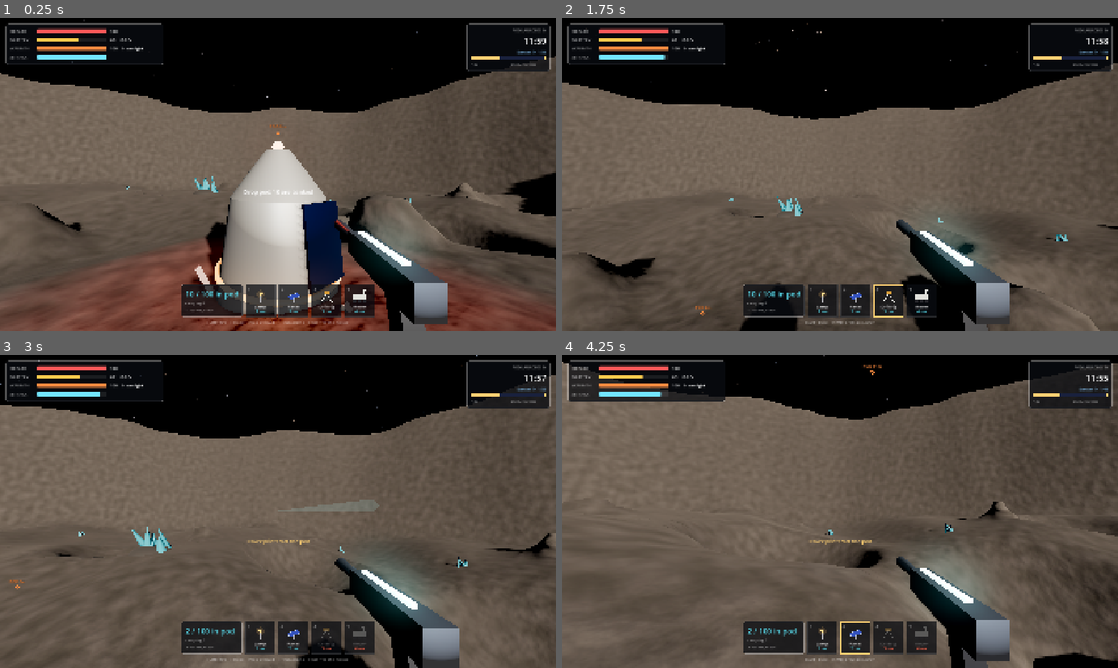
Above: before the commit, frames 1-4 (two rows, left to right).
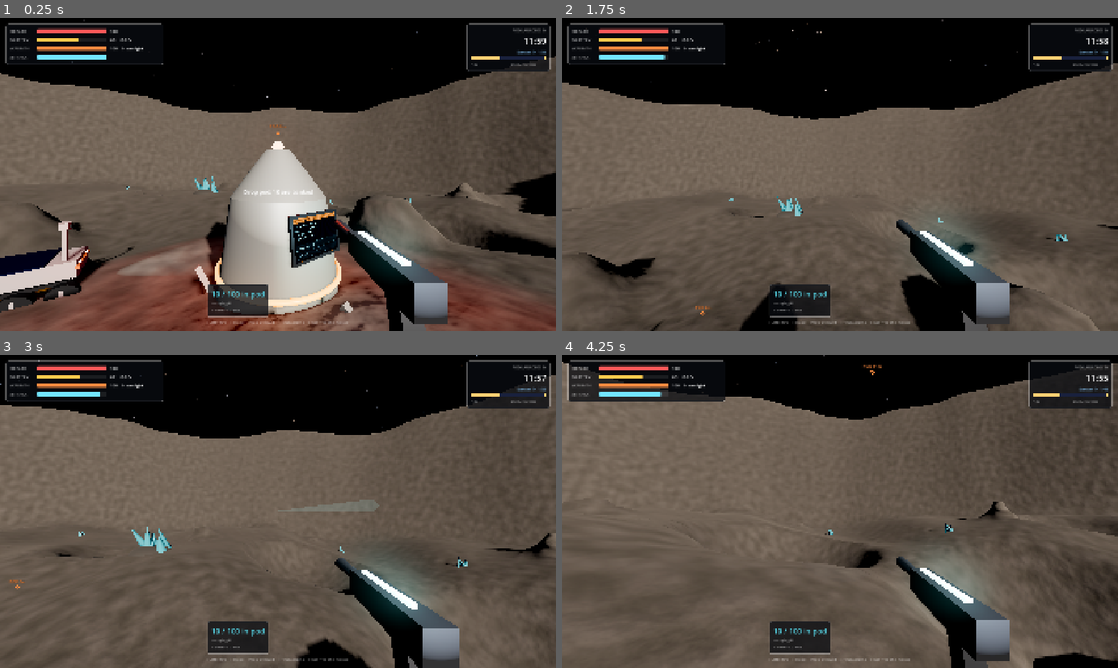
Above: after the commit, the same moments.

Repository: devonbacon/rockhopper
Game: Godot game, scene res://game/game.tscn
Two runs of this game, one before a commit and one after it. Both use one fixed random seed, a clock stepped at 60 frames per second and the inputs below.
Inputs (mouse positions are in pixels of both pictures, inside the frame that each line leads up to):
- Up to frame 1 (0.25 s): no input
- Up to frame 2 (1.75 s): tap Enter at 0.5 s; move the mouse to (867, 174) at 0.52 s; hold W from 0.53 s (still down); tap 1 at 0.6 s; click (867, 174) at 0.67 s; tap Space at 0.77, 1.07, 1.52 s; tap 2 at 0.8, 1.35 s; move the mouse to (812, 174) at 1.27 s; click (812, 174) at 1.42 s; tap 3 at 1.55 s
- Up to frame 3 (3 s): keep holding W; tap Space at 1.82 s; move the mouse to (289, 505) at 2.02 s; tap 3 at 2.1 s; click (289, 505) at 2.17 s; tap 4 at 2.3, 2.85 s; move the mouse to (272, 517) at 2.77 s; click (272, 517) at 2.92 s
- Up to frame 4 (4.25 s): keep holding W; tap Space at 3.02, 3.32, 3.77, 4.07 s; tap 1 at 3.05, 3.6 s; move the mouse to (878, 514) at 3.52 s; click (878, 514) at 3.67 s; tap 2 at 3.8 s

The runs differ from the first frame. In frame 1, 9.5% of the frame differs, in the area x 0-78%, y 58-100%; in frame 2, 2.2%; in frame 3, 2.5%; in frame 4, 2.8%.

Commit message:
Print rovers from a screen on the pod, and build from the Q menu only
The pod gets a Doom-style screen on its side: look at a button and press
E to print a rover or hand in ore. It shows what's banked, the rovers,
the battery and the launch clock, and answers on a status line. Rovers
leave the build menu, and park round the back of the pod.

The hotbar and the 1-3 keys go: building is only from the radial menu.

Co-Authored-By: Claude Opus 5.5 <noreply@anthropic.com>

Diff:
--- a/game/game.gd
+++ b/game/game.gd
@@ -280,7 +280,8 @@
 	stock += amount
 
 
-## Prints a rover at the pod from the bank, if there's enough in it.
+## Prints a rover at the pod from the bank, if there's enough in it. Done
+## from the pod's screen.
 func print_rover() -> bool:
 	if stock < Fixture.COST[&"rover"]:
 		return false
@@ -373,8 +374,7 @@
 	rover.game = self
 	rover.slot = rovers.size()
 	add_child(rover)
-	var angle := rover.slot * 1.3 + 0.6
-	rover.global_position = pod.global_position + Vector3(cos(angle), 0.0, sin(angle)) * 6.5
+	rover.global_position = rover.park_point()
 	rovers.push_back(rover)
 
 
@@ -454,6 +454,7 @@
 			break
 	pod = Fixture.make(&"pod", landing[0] - Vector3.UP * 0.4, Vector3.UP)
 	add_child(pod)
+	pod.screen.game = self
 
 
 ## Big outcrops that never run out, spread well apart, none too near the
@@ -523,7 +524,7 @@
 
 
 ## Debug setup from user args (after `--`): seed=, time=, view=overview|
-## cave, rig (builds one on the deposit nearest the pod and stands you by
+## cave|screen, rig (builds one on the deposit nearest the pod and stands you by
 ## it), lamps=N (around you), spiders=N (in front of you), tool=,
 ## radial=N (the build menu up, N chosen, -1 for none), pitch=
 ## degrees, and shot=path.png and shot_at=seconds to save a screenshot and
@@ -537,6 +538,10 @@
 			overview.look_at_from_position(Vector3(0, 110, 120), Vector3(0, 0, 5))
 			overview.make_current()
 			player.process_mode = Node.PROCESS_MODE_DISABLED
+		"screen":
+			var front: Vector3 = pod.screen.global_position + pod.screen.global_basis.z * 2.6
+			var spot: Array = terrain.surface_point(front)
+			place_player(spot[0] + Vector3.UP * 0.3, pod.screen.global_position)
 		"cave":
 			var chamber := terrain.chambers[0]
 			var floor_point: Array = terrain.surface_point(Vector3(chamber.x, 0, chamber.z))
--- a/player/player.gd
+++ b/player/player.gd
@@ -3,12 +3,12 @@
 ## You, in first person, on the crater floor.
 ##
 ## WASD walks (Shift runs), Space jumps, and holding Space in the air burns
-## the jetpack, which refills on the ground. Left mouse fires, unless a
-## lamp, panel or drill rig's in hand (1, 2 and 3), when it builds one; a
-## rig goes over a deposit. Right-click puts it away. 4 prints a rover at
-## the pod. Holding Q brings up the same choices on a radial menu: move the
-## mouse towards one and let go of Q, or let go in the middle to put
-## what's in hand away. E is use: tap it at the pod to hand in ore, or at a rig to
+## the jetpack, which refills on the ground. Holding Q brings up the radial
+## build menu: move the mouse towards a lamp, panel or drill rig and let go
+## of Q to take it in hand, or let go in the middle to put it away. Left
+## mouse fires, or with something in hand, builds it; a rig goes over a
+## deposit. Right-click puts it away. E is use: tap it at the pod to hand
+## in ore, on a button on the pod's screen to press it, or at a rig to
 ## empty its hopper; hold it on ore or a deposit to mine it, or on a lamp,
 ## panel or rig to pick it back up. F toggles the headlamp.
 
@@ -36,7 +36,7 @@
 const GUN_RANGE := 60.0
 const SENSITIVITY := 0.0025
 ## What the radial menu offers, clockwise from the top.
-const BUILD: Array[StringName] = [&"lamp", &"panel", &"drill", &"rover"]
+const BUILD: Array[StringName] = [&"lamp", &"panel", &"drill"]
 ## How far the mouse has to move from the middle to pick, and how far the
 ## pointer can go.
 const RADIAL_DEAD := 40.0
@@ -165,10 +165,6 @@
 	elif event is InputEventKey and event.pressed and !event.echo:
 		match event.physical_keycode:
 			KEY_ESCAPE: Input.mouse_mode = Input.MOUSE_MODE_VISIBLE
-			KEY_1: _choose(&"" if tool == &"lamp" else &"lamp")
-			KEY_2: _choose(&"" if tool == &"panel" else &"panel")
-			KEY_3: _choose(&"" if tool == &"drill" else &"drill")
-			KEY_4: _choose(&"rover")
 			KEY_F: headlamp.visible = !headlamp.visible
 
 
@@ -244,7 +240,14 @@
 		_use_held = 0.0
 	prompt = ""
 	progress = 0.0
+	game.pod.screen.hover = &""
 	if !target:
+		return
+	if target.kind == &"pod" and target.screen.aim(camera.global_position, -camera.global_basis.z):
+		var labels := {&"rover": "Print a rover", &"hand_in": "Hand in ore"}
+		prompt = ("[E] " + labels[target.screen.hover]) if target.screen.hover != &"" else ""
+		if pressed:
+			target.screen.press()
 		return
 	match target.kind:
 		&"deposit":
@@ -315,12 +318,9 @@
 		game.build(tool, hit.position, hit.normal)
 
 
-## Takes a lamp, panel or rig in hand (or nothing), or prints a rover.
+## Takes a lamp, panel or rig in hand, or nothing.
 func _choose(kind: StringName) -> void:
-	if kind == &"rover":
-		_say("Rover printed at the pod" if game.print_rover() else "Not enough ore in the pod for a rover")
-	else:
-		tool = kind
+	tool = kind
 
 
 func _say(text: String) -> void:
--- a/ui/hud.gd
+++ b/ui/hud.gd
@@ -3,7 +3,7 @@
 ## Readouts. Top left, meters for health, the battery, suit warmth and
 ## the jetpack. Top right, the pod's launch clock and a strip of the next
 ## day and night where you're standing. Bottom, the ore banked in the pod
-## and in your pockets, the rovers, and the hotbar. In the middle, a
+## and in your pockets, and the rovers. In the middle, a
 ## crosshair that fills as you hold E, what E would do, a marker for the
 ## pod pinned to the screen's edge when it's out of view, and markers on
 ## drill rigs, with how full they are and why they've stopped. Holding Q
@@ -22,9 +22,8 @@
 const POD_COLOR := Color(1.0, 0.55, 0.25)
 const ALERT := Color(1.0, 0.4, 0.3)
 const HEALTH_COLOR := Color(1.0, 0.35, 0.35)
-const SLOTS := [&"lamp", &"panel", &"drill", &"rover"]
 const FORECAST_STEPS := 120
-const NAMES := {&"lamp": "Lamp", &"panel": "Panel", &"drill": "Drill rig", &"rover": "Rover"}
+const NAMES := {&"lamp": "Lamp", &"panel": "Panel", &"drill": "Drill rig"}
 
 var game: Game
 
@@ -36,7 +35,6 @@
 var _carried: Label
 var _rovers: Label
 var _notice: Label
-var _slots := {}
 var _hint: Label
 var _prompt: Label
 var _overlay: Control
@@ -229,12 +227,6 @@
 	var ore_panel := _panel(ore_column)
 	ore_panel.custom_minimum_size = Vector2(210, 104)
 	row.add_child(ore_panel)
-	for i in SLOTS.size():
-		var slot := Control.new()
-		slot.custom_minimum_size = Vector2(104, 104)
-		slot.draw.connect(_draw_slot.bind(slot, SLOTS[i], i + 1))
-		row.add_child(slot)
-		_slots[SLOTS[i]] = slot
 	var column := VBoxContainer.new()
 	column.add_theme_constant_override("separation", 8)
 	column.alignment = BoxContainer.ALIGNMENT_CENTER
@@ -255,26 +247,10 @@
 		if rover.task != Rover.Task.PARKED:
 			out += 1
 	_rovers.text = "%d rovers, %d out" % [game.rovers.size(), out]
-	for slot: Control in _slots.values():
-		slot.queue_redraw()
 	if game.player.tool != &"":
-		_hint.text = "[LMB] build    [RMB] or [%d] put away" % (SLOTS.find(game.player.tool) + 1)
+		_hint.text = "%s in hand    [LMB] build    [RMB] put away" % NAMES[game.player.tool]
 	else:
 		_hint.text = "[LMB] fire    [E] use    [Hold Q] build    [F] headlamp    [Esc] free the mouse"
-
-
-func _draw_slot(slot: Control, kind: StringName, key: int) -> void:
-	var rect := Rect2(Vector2.ZERO, slot.size)
-	var selected := game.player.tool == kind and kind != &"rover"
-	var affordable: bool = game.stock >= Fixture.COST[kind]
-	slot.draw_rect(rect, PANEL)
-	slot.draw_rect(rect.grow(-1), DAY_COLOR if selected else EDGE, false, 3.0 if selected else 1.5)
-	var font := slot.get_theme_default_font()
-	slot.draw_string(font, Vector2(8, 20), str(key), HORIZONTAL_ALIGNMENT_LEFT, -1, 15, DIM)
-	var tint := Color.WHITE if affordable else Color(1, 1, 1, 0.3)
-	_draw_icon(slot, kind, Vector2(slot.size.x * 0.5, 44), tint)
-	slot.draw_string(font, Vector2(0, 82), NAMES[kind], HORIZONTAL_ALIGNMENT_CENTER, slot.size.x, 15, Color.WHITE * tint)
-	slot.draw_string(font, Vector2(0, 98), "%d ore" % Fixture.COST[kind], HORIZONTAL_ALIGNMENT_CENTER, slot.size.x, 13, ORE_COLOR if affordable else ALERT)
 
 
 ## A buildable's icon, about 50 px across, centred on centre.
@@ -282,14 +258,7 @@
 	var white := Color(0.88, 0.88, 0.86) * tint
 	var gold := Color(0.85, 0.62, 0.22) * tint
 	var dark := Color(0.15, 0.15, 0.17) * tint
-	if kind == &"rover":
-		canvas.draw_rect(Rect2(centre + Vector2(-24, -10), Vector2(48, 14)), white)
-		canvas.draw_rect(Rect2(centre + Vector2(-18, 4), Vector2(36, 5)), gold)
-		canvas.draw_line(centre + Vector2(14, -10), centre + Vector2(14, -22), white, 2.5)
-		canvas.draw_rect(Rect2(centre + Vector2(9, -26), Vector2(11, 6)), white)
-		for x in [-17, 0, 17]:
-			canvas.draw_circle(centre + Vector2(x, 13), 6, dark)
-	elif kind == &"drill":
+	if kind == &"drill":
 		canvas.draw_line(centre + Vector2(-20, 20), centre + Vector2(0, -16), white, 3.0)
 		canvas.draw_line(centre + Vector2(20, 20), centre + Vector2(0, -16), white, 3.0)
 		canvas.draw_line(centre + Vector2(0, -12), centre + Vector2(0, 22), Color(0.5, 0.5, 0.52) * tint, 3.0)
@@ -352,8 +321,6 @@
 		_draw_icon(_overlay, kind, at - Vector2(0, 14), Color.WHITE if affordable else Color(1, 1, 1, 0.3))
 		_overlay.draw_string(font, at + Vector2(-70, 34), NAMES[kind], HORIZONTAL_ALIGNMENT_CENTER, 140, 15, Color.WHITE)
 		var cost := "%d ore" % Fixture.COST[kind]
-		if kind == &"rover":
-			cost += ", printed now"
 		_overlay.draw_string(font, at + Vector2(-70, 50), cost, HORIZONTAL_ALIGNMENT_CENTER, 140, 13, ORE_COLOR if affordable else ALERT)
 	var middle := "Put away" if player.tool != &"" else "Nothing"
 	_overlay.draw_string(font, centre + Vector2(-50, 5), middle, HORIZONTAL_ALIGNMENT_CENTER, 100, 14, Color.WHITE if player.radial_choice < 0 else DIM)
--- a/world/fixture.gd
+++ b/world/fixture.gd
@@ -34,6 +34,8 @@
 var stalled := ""
 
 var light: OmniLight3D
+## The pod's screen.
+var screen: PodScreen
 var _bulb: StandardMaterial3D
 var _beacon: OmniLight3D
 var _beacon_bulb: StandardMaterial3D
@@ -122,10 +124,20 @@
 	torus.outer_radius = 1.62
 	_add_mesh(torus, stripe, Vector3(0, 1.0, 0))
 	var cells := _material(Color(0.08, 0.12, 0.3), 0.6, 0.2)
-	for side in [-1.0, 1.0]:
-		var box := BoxMesh.new()
-		box.size = Vector3(0.06, 1.6, 1.0)
-		_add_mesh(box, cells, Vector3(side * 1.55, 2.0, 0)).rotation.z = side * 0.12
+	var box := BoxMesh.new()
+	box.size = Vector3(0.06, 1.6, 1.0)
+	_add_mesh(box, cells, Vector3(-1.55, 2.0, 0)).rotation.z = -0.12
+	# The screen faces out of the +x side, leaning back with the hull.
+	var lean := atan2(0.4, 3.0)
+	var out := Vector3(cos(lean), sin(lean), 0.0)
+	var up := Vector3(-sin(lean), cos(lean), 0.0)
+	var screen_basis := Basis(up.cross(out), up, out)
+	var frame := BoxMesh.new()
+	frame.size = Vector3(PodScreen.SIZE.x + 0.12, PodScreen.SIZE.y + 0.12, 0.06)
+	_add_mesh(frame, _material(Color(0.2, 0.21, 0.24), 0.6, 0.4), Vector3(1.34, 2.1, 0)).basis = screen_basis
+	screen = PodScreen.new()
+	screen.transform = Transform3D(screen_basis, Vector3(1.34, 2.1, 0) + out * 0.035)
+	add_child(screen)
 	for i in 3:
 		var leg := BoxMesh.new()
 		leg.size = Vector3(0.15, 1.6, 0.15)
--- /dev/null
+++ b/world/pod_screen.gd
@@ -0,0 +1,161 @@
+class_name PodScreen
+extends Node3D
+## The screen on the pod's side, Doom style: you use it where it is, by
+## looking at a button on it and pressing E. It shows what's banked, the
+## rovers, the battery and the launch clock, and has buttons to print a
+## rover and to hand in what you carry. It answers on its own status line.
+##
+## It's a SubViewport of plain Controls, shown on a quad through a
+## scanline shader.
+
+## The quad's size in metres, and the viewport's in pixels, both 16:10.
+const SIZE := Vector2(1.3, 0.8125)
+const PIXELS := Vector2i(640, 400)
+const BUTTONS := {&"rover": Rect2(24, 248, 592, 58), &"hand_in": Rect2(24, 318, 592, 58)}
+const INK := Color(0.55, 0.95, 1.0)
+const DIM := Color(0.35, 0.6, 0.68)
+const ORANGE := Color(1.0, 0.5, 0.12)
+const ALERT := Color(1.0, 0.4, 0.3)
+
+var game: Game
+## The button under the crosshair, or none.
+var hover: StringName = &""
+
+var _viewport: SubViewport
+var _lines: Label
+var _status: Label
+var _status_time := 0.0
+var _buttons := {}
+var _labels := {}
+
+
+func _ready() -> void:
+	_viewport = SubViewport.new()
+	_viewport.size = PIXELS
+	_viewport.disable_3d = true
+	_viewport.render_target_update_mode = SubViewport.UPDATE_ALWAYS
+	add_child(_viewport)
+	var back := ColorRect.new()
+	back.color = Color(0.02, 0.04, 0.07)
+	back.size = PIXELS
+	_viewport.add_child(back)
+	var header := ColorRect.new()
+	header.color = ORANGE
+	header.size = Vector2(PIXELS.x, 44)
+	_viewport.add_child(header)
+	var title := _label("PROSPECTOR POD  //  FAB-2", 24, Color(0.05, 0.03, 0.02))
+	title.position = Vector2(20, 6)
+	_viewport.add_child(title)
+	_lines = _label("", 26, INK)
+	_lines.position = Vector2(24, 56)
+	_viewport.add_child(_lines)
+	_status = _label("", 22, ORANGE)
+	_status.position = Vector2(24, 206)
+	_viewport.add_child(_status)
+	for action: StringName in BUTTONS:
+		var rect: Rect2 = BUTTONS[action]
+		var panel := Panel.new()
+		panel.position = rect.position
+		panel.size = rect.size
+		var style := StyleBoxFlat.new()
+		style.set_border_width_all(2)
+		style.set_corner_radius_all(4)
+		panel.add_theme_stylebox_override("panel", style)
+		_viewport.add_child(panel)
+		var text := _label("", 26, INK)
+		text.position = rect.position + Vector2(18, 12)
+		_viewport.add_child(text)
+		_buttons[action] = style
+		_labels[action] = text
+	var material := ShaderMaterial.new()
+	material.shader = load("res://world/screen.gdshader")
+	material.set_shader_parameter("screen", _viewport.get_texture())
+	var quad := QuadMesh.new()
+	quad.size = SIZE
+	var display := MeshInstance3D.new()
+	display.mesh = quad
+	display.material_override = material
+	display.cast_shadow = GeometryInstance3D.SHADOW_CASTING_SETTING_OFF
+	add_child(display)
+	var glow := OmniLight3D.new()
+	glow.light_color = INK
+	glow.omni_range = 2.5
+	glow.light_energy = 0.35
+	glow.position = Vector3(0, 0, 0.4)
+	add_child(glow)
+
+
+## Whether a ray from `from` along `dir` lands on the screen; if it does,
+## hover is the button it's on, if any.
+func aim(from: Vector3, dir: Vector3) -> bool:
+	hover = &""
+	var normal := global_basis.z.normalized()
+	var facing := dir.dot(normal)
+	if facing >= 0.0:
+		return false
+	var t := (global_position - from).dot(normal) / facing
+	var local := global_transform.affine_inverse() * (from + dir * t)
+	var uv := Vector2(local.x / SIZE.x + 0.5, 0.5 - local.y / SIZE.y)
+	if uv.x < 0.0 or uv.x > 1.0 or uv.y < 0.0 or uv.y > 1.0:
+		return false
+	var pixel := uv * Vector2(PIXELS)
+	for action: StringName in BUTTONS:
+		if BUTTONS[action].has_point(pixel):
+			hover = action
+	return true
+
+
+## Presses the button under the crosshair.
+func press() -> void:
+	match hover:
+		&"rover":
+			if game.print_rover():
+				_say("ROVER PRINTED. %d ON THE ROSTER." % game.rovers.size())
+			else:
+				_say("NOT ENOUGH ORE BANKED: A ROVER NEEDS %d." % Fixture.COST[&"rover"])
+		&"hand_in":
+			if game.carried > 0:
+				_say("%d ORE BANKED." % game.carried)
+				game.hand_in()
+			else:
+				_say("NOTHING TO HAND IN.")
+
+
+func _process(delta: float) -> void:
+	if !game:
+		return
+	_status_time = maxf(0.0, _status_time - delta)
+	_status.visible = _status_time > 0.0
+	var out := 0
+	for rover in game.rovers:
+		if rover.task != Rover.Task.PARKED:
+			out += 1
+	var left := maxf(0.0, Game.MISSION - game.time)
+	_lines.text = "ORE BANKED    %d / %d\nROVERS        %d  (%d HAULING)\nBATTERY       %d%%\nLAUNCH IN     %d:%02d" % [
+		game.stock, Game.QUOTA, game.rovers.size(), out, roundi(game.battery / Game.BATTERY * 100.0), int(left) / 60, int(left) % 60]
+	var can_print: bool = game.stock >= Fixture.COST[&"rover"]
+	_style(&"rover", "PRINT ROVER   %d ORE" % Fixture.COST[&"rover"], can_print)
+	_style(&"hand_in", "HAND IN ORE   %d CARRIED" % game.carried, game.carried > 0)
+
+
+func _style(action: StringName, text: String, enabled: bool) -> void:
+	var style: StyleBoxFlat = _buttons[action]
+	var lit := hover == action
+	var color := INK if enabled else DIM
+	style.bg_color = Color(color, 0.25 if lit else 0.06)
+	style.border_color = color if lit else Color(color, 0.5)
+	_labels[action].text = ("> " if lit else "  ") + text
+	_labels[action].modulate = color
+
+
+func _say(text: String) -> void:
+	_status.text = text
+	_status_time = 2.5
+
+
+func _label(text: String, size: int, color: Color) -> Label:
+	var label := Label.new()
+	label.text = text
+	label.add_theme_font_size_override("font_size", size)
+	label.modulate = color
+	return label
--- a/world/rover.gd
+++ b/world/rover.gd
@@ -55,7 +55,7 @@
 	_load.visible = cargo > 0
 	match task:
 		Task.PARKED:
-			_drive_to(_park_point(), 1.0, delta)
+			_drive_to(park_point(), 1.0, delta)
 			rig = game.pick_rig(self)
 			if rig:
 				task = Task.OUTBOUND
@@ -95,8 +95,8 @@
 	_flash = 1.0
 
 
-func _park_point() -> Vector3:
-	var angle := slot * 1.3 + 0.6
+func park_point() -> Vector3:
+	var angle := 2.2 + slot * 0.75
 	return game.pod.global_position + Vector3(cos(angle), 0.0, sin(angle)) * 6.5
 
 
--- /dev/null
+++ b/world/screen.gdshader
@@ -0,0 +1,13 @@
+shader_type spatial;
+render_mode unshaded, cull_back;
+// A screen in the world: what its viewport shows, with scanlines and a
+// slight flicker, bright enough to glow in the dark.
+
+uniform sampler2D screen : source_color, filter_linear;
+
+void fragment() {
+	vec3 colour = texture(screen, UV).rgb;
+	float lines = 0.82 + 0.18 * sin(UV.y * 900.0);
+	float flicker = 0.97 + 0.03 * sin(TIME * 47.0);
+	ALBEDO = colour * lines * flicker * 1.4;
+}
Not shown, added: world/pod_screen.gd.uid
Not shown, added: world/screen.gdshader.uid
Not shown, changed: README.md
